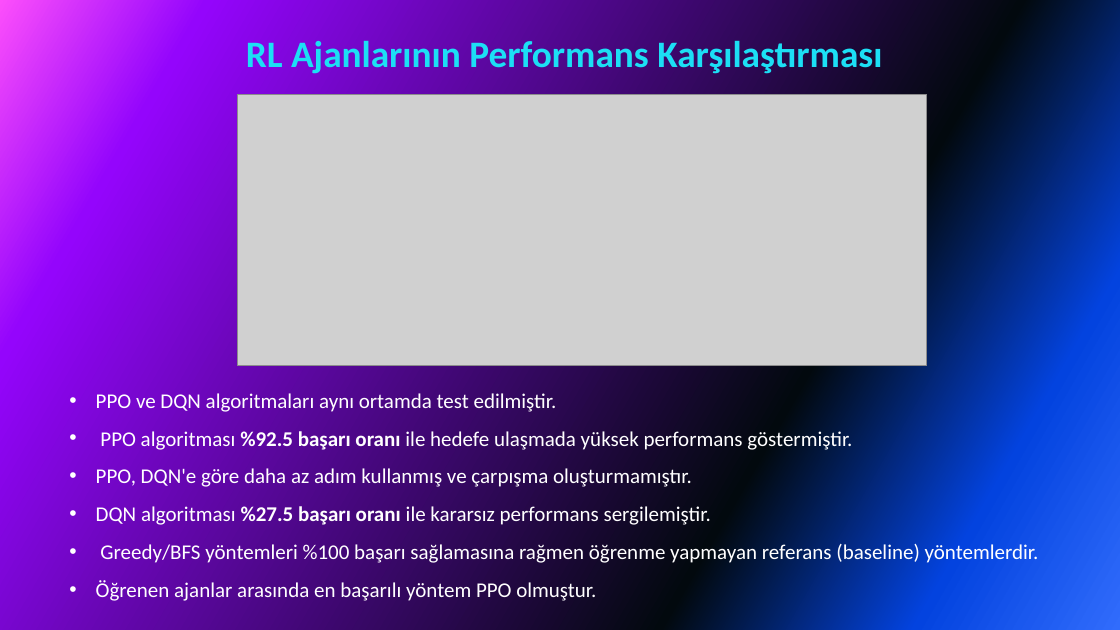
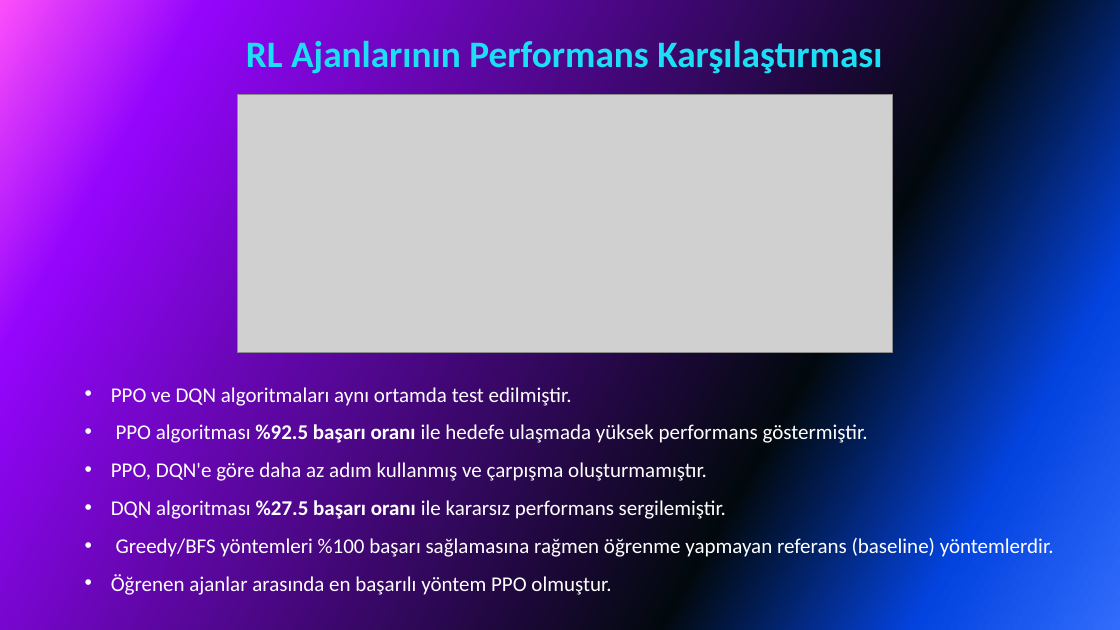
Before and after one commit to Yapay-Sinir-Aglari-Proje/Akilli_Park, a slide deck: slide 27 of AKILLI PARK SUNUM (01.06.2026).pptx. Drawn at 1120x630 pixels with LibreOffice and Linux fonts; fonts in the diff are those of the drawing; grey boxes stand for pictures. Boxes give left, top, right and bottom in pixels: in the first picture for what was removed or moved away, otherwise in the second. Text is boxed around its words. In the diff, an @@ line names an element or a change of style, - is before the commit and + after.

```diff
--- a/AKILLI PARK SUNUM (01.06.2026).pptx
+++ b/AKILLI PARK SUNUM (01.06.2026).pptx
@@ picture: place and size @@
-picture at box(238, 94, 927, 365)
+picture at box(238, 94, 892, 352)
@@ text "PPO ve DQN algoritmaları aynı ...": place and size @@
-text "PPO ve DQN algoritmaları aynı ..." at box(96, 393, 1039, 601)
+text "PPO ve DQN algoritmaları aynı ..." at box(111, 387, 1054, 595)
```
Also in this commit, not shown: 22 other slides changed.
